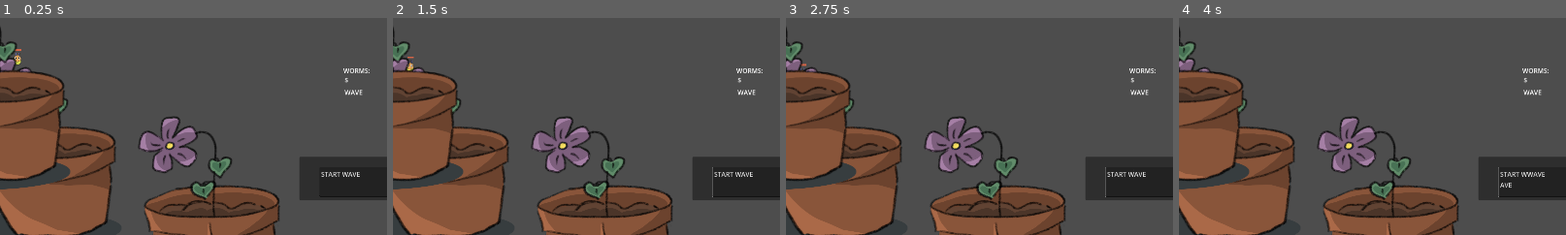
Above: before the commit, frames 1-4 (left to right).
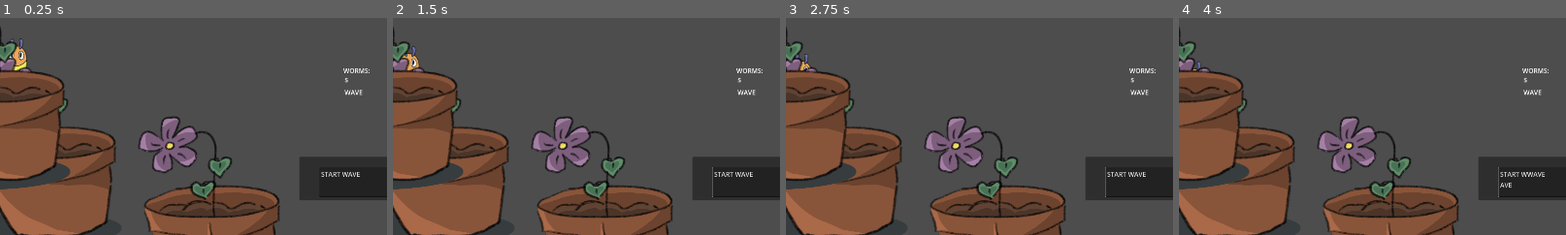
Above: after the commit, the same moments.

Repository: 100-Devs-1-Game/MossyMarchDefense
Game: Godot game, scene res://game/debug/debug_pathing.tscn
The game is run twice, just before and just after one commit, with the same random seed, the same clock (stepped at 60 frames per second) and the same inputs.
Inputs (mouse positions are % of the whole screen's width and height, from its top left):
- Up to frame 1 (0.25 s): no input
- Up to frame 2 (1.5 s): click (54, 37) at 0.5 s; click (54, 37) at 1.25 s
- Up to frame 3 (2.75 s): click (54, 37) at 2 s
- Up to frame 4 (4 s): type "WAVE" at 2.75 s; tap Enter at 3.5 s; move the mouse to (72, 45) at 3.52 s; click (72, 45) at 3.67 s
The pictures show only the part of the screen within x 9-58%, y 0-50%; the shares and areas given below are measured in that part.

The runs differ from the first frame. In frame 1, 0.4% of the frame differs, in the area x 2-8%, y 9-25%; in frame 2, 0.2%; in frame 3, 0.1%; in frame 4, less than 0.1%.
Error before the commit: Invalid access to property or key 'pressed' on a base object of type 'Nil'. (res://game/level/level_manager.gd:35)
Error after the commit: Invalid access to property or key 'pressed' on a base object of type 'Nil'. (res://game/level/level_manager.gd:37)

Commit message:
scaled enemies up

Diff:
--- a/src/game/enemies/debug_enemy.tscn
+++ b/src/game/enemies/debug_enemy.tscn
@@ -14,6 +14,7 @@
 radius = 3.681787
 
 [node name="DebugEnemy" type="CharacterBody2D" groups=["enemy"]]
+scale = Vector2(0.09, 0.09)
 collision_layer = 5
 collision_mask = 2
 script = ExtResource("1_7ow6v")
@@ -28,11 +29,9 @@
 position = Vector2(0, -24)
 
 [node name="AnimatedSprite2D" type="AnimatedSprite2D" parent="."]
-scale = Vector2(0.03, 0.03)
 sprite_frames = SubResource("SpriteFrames_bc8x5")
 
 [node name="CollisionShape2D" type="CollisionShape2D" parent="."]
-scale = Vector2(3, 3)
 shape = SubResource("CircleShape2D_7ow6v")
 
 [node name="NavigationAgent2D" type="NavigationAgent2D" parent="."]
--- a/src/game/level/level_manager.gd
+++ b/src/game/level/level_manager.gd
@@ -25,6 +25,8 @@
 @export var worm_path_node: Node # Again debug
 
 #defines and sets health for the player so we can alter it here🥚
+
+# TODO: Do we need hp? Lose con is if all worms are eaten idk how we'd fit hp in here
 @export var starting_hp: int = 30
 var current_hp: int = starting_hp
 
--- a/src/game/scenes/levels/level_1.tscn
+++ b/src/game/scenes/levels/level_1.tscn
@@ -20,7 +20,7 @@
 
 [sub_resource type="Resource" id="Resource_63j5y"]
 script = ExtResource("4_naiax")
-enemy_queue = Array[String](["bird", "bird", "bird", "bird", "bird", "bird", "bird", "bird", "bird", "bird", "bird", "bird"])
+enemy_queue = Array[String](["bird", "frog", "snail", "bird", "bird", "bird", "bird", "bird", "bird", "bird", "bird", "bird"])
 enemy_spawn_timer = 1.4
 metadata/_custom_type_script = "uid://5t10kxtq3ygk"
 
--- a/src/game/towers/debug_tower.gd
+++ b/src/game/towers/debug_tower.gd
@@ -13,8 +13,8 @@
 
 func _process(delta):
 	if currTarget != null:
-		look_at(currTarget.global_position)
-		rotation += PI/2
+		#look_at(currTarget.global_position)
+		#rotation += PI/2
 		shootTimer -= delta
 		if shootTimer <= 0.0:
 			shoot()
